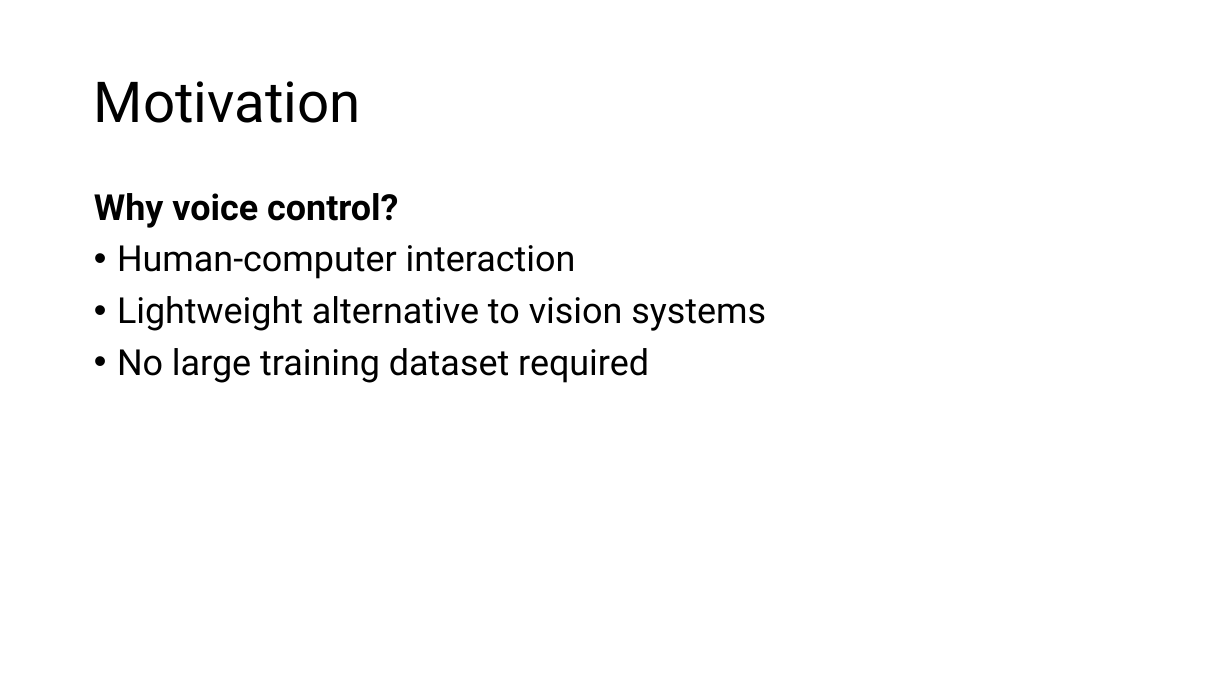
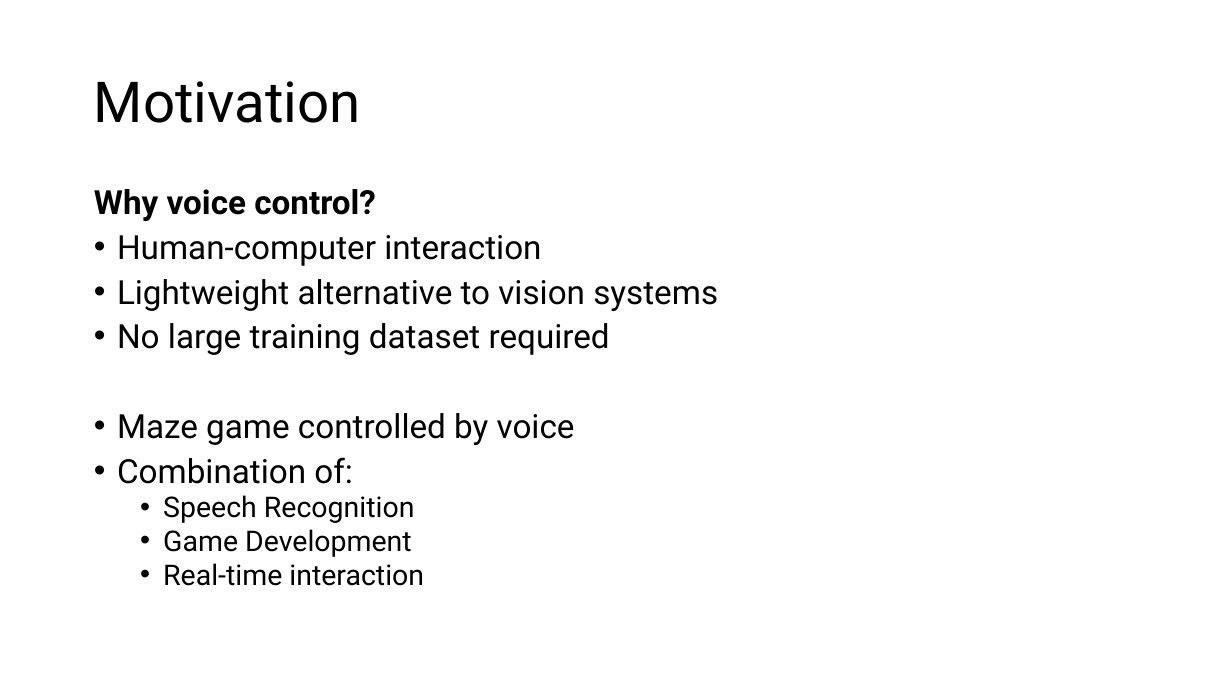
Before and after one commit to K1-mbf/Scibio_final_project, a slide deck: slide 3 of presentation.pptx (slide 2 before the commit). Drawn at 1232x693 pixels with LibreOffice and Linux fonts; fonts in the diff are those of the drawing. Boxes give left, top, right and bottom in pixels: in the first picture for what was removed or moved away, otherwise in the second. Text is boxed around its words. In the diff, an @@ line names an element or a change of style, - is before the commit and + after.

```diff
--- a/presentation.pptx
+++ b/presentation.pptx
@@ text at box(94, 189, 718, 355): size 28 to 25.9 pt in "Why voice control?", "Human-computer interaction", "Lightweight alternative to vision systems", "No large training dataset required"; line spacing 0.9 to 0.8 @@
@@ text at box(117, 413, 575, 586): paragraphs added @@
+• Maze game controlled by voice
+• Combination of:
+  • Speech Recognition
+  • Game Development
+  • Real-time interaction
```
Also in this commit, not shown: 1 other slide changed, 1 slide added.
